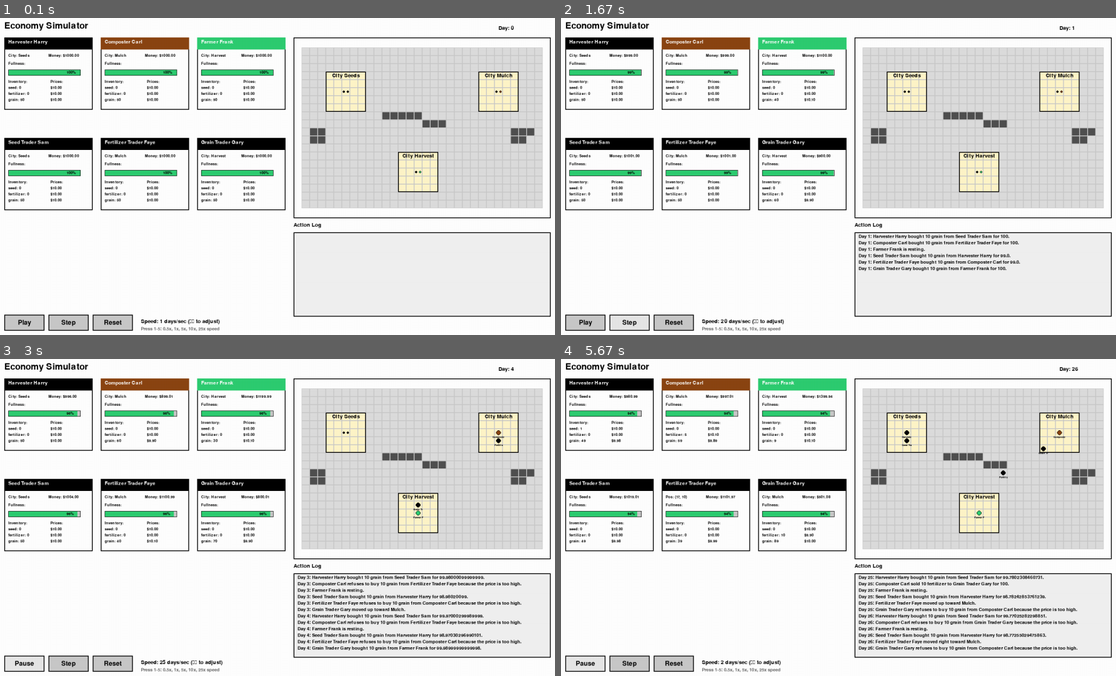
Above: before the commit, frames 1-4 (two rows, left to right).
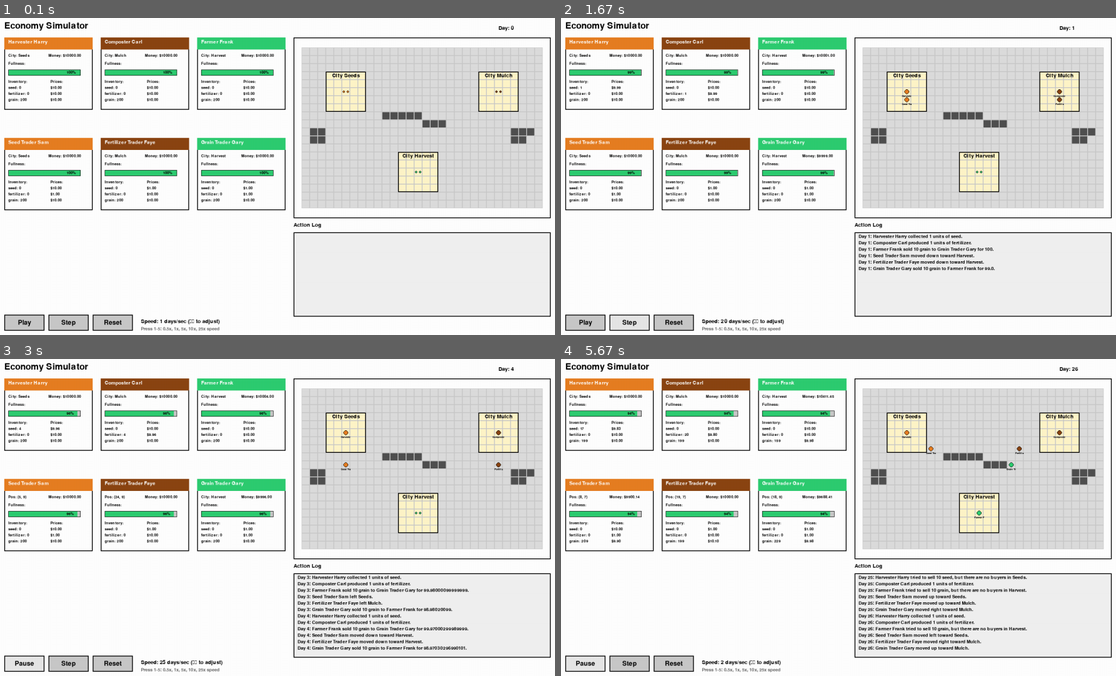
Above: after the commit, the same moments.

Repository: KentShikama/economy-simulator
Game: pygame game, started from economy-simulator-gui/pygame_gui.py
Two runs of this game, one before a commit and one after it. Both use one fixed random seed, a clock stepped at 60 frames per second and the inputs below.
Inputs:
- Up to frame 1 (0.1 s): no input
- Up to frame 2 (1.67 s): click "Step" at 0.38 s; hold Up 0.67-1.13 s; tap 3 at 0.82 s; hold Down 1.17-1.47 s; tap 4 at 1.32 s; hold Up from 1.5 s (still down); tap 1 at 1.65 s
- Up to frame 3 (3 s): release Up at 1.87 s; hold Down 1.9-2.27 s; tap 3 at 2.05 s; hold Up 2.3-2.6 s; tap 4 at 2.45 s; click "Play" at 2.68 s; tap 5 at 2.97 s
- Up to frame 4 (5.67 s): hold Down 3.3-3.6 s; tap 4 at 3.45, 4.58, 5.65 s; hold Up 3.63-4 s; tap 1 at 3.78, 4.92 s; hold Down 4.03-4.4 s; tap 3 at 4.18, 5.25 s; hold Up 4.43-4.73 s; hold Down 4.77-5.07 s; hold Up 5.1-5.47 s; hold Down from 5.5 s (still down)

The runs differ from the first frame. In frame 1, 2.7% of the frame differs, in the area x 0-90%, y 6-58%; in frame 2, 3.6%; in frame 3, 5.3%, in the area x 0-94%, y 6-93%; in frame 4, 4.9%.

Commit message:
Modify price adjustments

Diff:
--- a/economy-simulator-gui/agents.py
+++ b/economy-simulator-gui/agents.py
@@ -9,7 +9,7 @@
 FULLNESS_ADDITION = 20
 
 # Price adjustment constants
-PRICE_ADJUSTMENT_RATE = 0.01
+PRICE_ADJUSTMENT_RATE = 0.001
 
 # Peddler inventory limit
 MAX_INVENTORY_PEDDLER = 100
@@ -58,7 +58,7 @@
     grid_x: int = 0
     grid_y: int = 0
     fullness: int = 100
-    inventory: Dict[str, int] = field(default_factory=lambda: {'seed': 0, 'fertilizer': 0, 'grain': 50})
+    inventory: Dict[str, int] = field(default_factory=lambda: {'seed': 0, 'fertilizer': 0, 'grain': 200})
     prices: Dict[str, float] = field(default_factory=lambda: {'seed': 10, 'fertilizer': 10, 'grain': 10})
     latest_weights: Dict[str, float] = field(default_factory=dict)
     target_city: Optional[str] = None
@@ -126,50 +126,65 @@
             other_person = action_result.other_person
 
             if action_type == ActionType.BUY_SUCCESS:
-                self.prices[item] *= (1 - PRICE_ADJUSTMENT_RATE)
-                other_person.prices[item] *= (1 + PRICE_ADJUSTMENT_RATE)
+                self.prices[item] *= (1 - PRICE_ADJUSTMENT_RATE * TRADE_UNIT_SIZE)
+                other_person.prices[item] *= (1 + PRICE_ADJUSTMENT_RATE * TRADE_UNIT_SIZE)
             elif action_type == ActionType.BUY_REFUSED:
-                self.prices[item] *= (1 + PRICE_ADJUSTMENT_RATE)
+                self.prices[item] *= (1 + PRICE_ADJUSTMENT_RATE * TRADE_UNIT_SIZE)
                 if other_person is not None:
-                    other_person.prices[item] *= (1 - PRICE_ADJUSTMENT_RATE)
+                    other_person.prices[item] *= (1 - PRICE_ADJUSTMENT_RATE * TRADE_UNIT_SIZE)
             elif action_type == ActionType.BUY_CANT_AFFORD:
                 # Buyer's price doesn't change - they have no money
                 # Seller lowers price to try to make a sale
                 if other_person is not None:
-                    other_person.prices[item] *= (1 - PRICE_ADJUSTMENT_RATE)
+                    other_person.prices[item] *= (1 - PRICE_ADJUSTMENT_RATE * TRADE_UNIT_SIZE)
             elif action_type == ActionType.BUY_NO_SELLERS:
                 pass
             elif action_type == ActionType.SELL_SUCCESS:
-                self.prices[item] *= (1 + PRICE_ADJUSTMENT_RATE)
-                other_person.prices[item] *= (1 - PRICE_ADJUSTMENT_RATE)
+                self.prices[item] *= (1 + PRICE_ADJUSTMENT_RATE * TRADE_UNIT_SIZE)
+                other_person.prices[item] *= (1 - PRICE_ADJUSTMENT_RATE * TRADE_UNIT_SIZE)
             elif action_type == ActionType.SELL_REFUSED:
-                self.prices[item] *= (1 - PRICE_ADJUSTMENT_RATE)
+                self.prices[item] *= (1 - PRICE_ADJUSTMENT_RATE * TRADE_UNIT_SIZE)
                 if other_person is not None:
-                    other_person.prices[item] *= (1 + PRICE_ADJUSTMENT_RATE)
+                    other_person.prices[item] *= (1 + PRICE_ADJUSTMENT_RATE * TRADE_UNIT_SIZE)
             elif action_type == ActionType.SELL_CANT_AFFORD:
                 # Seller lowers price when buyer can't afford
-                self.prices[item] *= (1 - PRICE_ADJUSTMENT_RATE)
+                self.prices[item] *= (1 - PRICE_ADJUSTMENT_RATE * TRADE_UNIT_SIZE)
                 # Buyer's price doesn't change - they have no money
             elif action_type == ActionType.SELL_NO_BUYERS:
                 pass
+            elif action_type == ActionType.PRODUCE:
+                self.prices["fertilizer"] *= (1 - PRICE_ADJUSTMENT_RATE)
+            elif action_type == ActionType.COLLECT:
+                self.prices["seed"] *= (1 - PRICE_ADJUSTMENT_RATE)
+            elif action_type == ActionType.GROW:
+                self.prices["grain"] *= (1 - PRICE_ADJUSTMENT_RATE)
+                self.prices["seed"] *= (1 + PRICE_ADJUSTMENT_RATE)
+                self.prices["fertilizer"] *= (1 + PRICE_ADJUSTMENT_RATE)
 
     def buy(self, item, other_people: List['Person']):
         # People can trade if they're in the same city (including None for traveling)
         sellers = [person for person in other_people if
                    person.inventory[item] >= TRADE_UNIT_SIZE and person.city == self.city and self.city is not None]
         if sellers:
-            seller = min(sellers, key=lambda x: x.prices[item])
-            price = seller.prices[item] * TRADE_UNIT_SIZE
-            if seller.prices[item] > self.prices[item]:
-                message = f"{self.name} refuses to buy {TRADE_UNIT_SIZE} {item} from {seller.name} because the price is too high."
-                return ActionResult(ActionType.BUY_REFUSED, item, message, seller)
-            elif self.money >= price:
+            # Filter to sellers whose price we're willing to pay and we can afford
+            valid_sellers = [s for s in sellers if s.prices[item] <= self.prices[item] and self.money >= s.prices[item] * TRADE_UNIT_SIZE]
+
+            if valid_sellers:
+                # Among valid sellers, pick the one with the lowest price
+                seller = min(valid_sellers, key=lambda x: x.prices[item])
+                price = seller.prices[item] * TRADE_UNIT_SIZE
                 self.money -= price
                 seller.money += price
                 self.inventory[item] += TRADE_UNIT_SIZE
                 seller.inventory[item] -= TRADE_UNIT_SIZE
                 message = f"{self.name} bought {TRADE_UNIT_SIZE} {item} from {seller.name} for {price}."
                 return ActionResult(ActionType.BUY_SUCCESS, item, message, seller)
+
+            # No valid sellers - check why
+            seller = min(sellers, key=lambda x: x.prices[item])
+            if seller.prices[item] > self.prices[item]:
+                message = f"{self.name} refuses to buy {TRADE_UNIT_SIZE} {item} from {seller.name} because the price is too high."
+                return ActionResult(ActionType.BUY_REFUSED, item, message, seller)
             else:
                 message = f"{self.name} cannot afford {TRADE_UNIT_SIZE} {item}."
                 return ActionResult(ActionType.BUY_CANT_AFFORD, item, message, seller)
@@ -186,20 +201,28 @@
 
         buyers = [person for person in other_people if person.city == self.city]
         if buyers:
-            buyer = max(buyers, key=lambda x: x.prices[item])
             price = self.prices[item] * TRADE_UNIT_SIZE
-            if buyer.prices[item] < self.prices[item]:
-                message = f"{self.name} refuses to sell {TRADE_UNIT_SIZE} {item} to {buyer.name} because the price is too low."
-                return ActionResult(ActionType.SELL_REFUSED, item, message, buyer)
-            if buyer.money >= price:
+            # Filter to buyers who are willing to pay at least our price and can afford it
+            valid_buyers = [b for b in buyers if b.prices[item] >= self.prices[item] and b.money >= price]
+
+            if valid_buyers:
+                # Among valid buyers, pick the one offering the highest price
+                buyer = max(valid_buyers, key=lambda x: x.prices[item])
                 self.money += price
                 buyer.money -= price
                 self.inventory[item] -= TRADE_UNIT_SIZE
                 buyer.inventory[item] += TRADE_UNIT_SIZE
                 message = f"{self.name} sold {TRADE_UNIT_SIZE} {item} to {buyer.name} for {price}."
                 return ActionResult(ActionType.SELL_SUCCESS, item, message, buyer)
-            message = f"{self.name} cannot sell {TRADE_UNIT_SIZE} {item} because no one can afford it."
-            return ActionResult(ActionType.SELL_CANT_AFFORD, item, message, buyer)
+
+            # No valid buyers - check why
+            buyer = max(buyers, key=lambda x: x.prices[item])
+            if buyer.prices[item] < self.prices[item]:
+                message = f"{self.name} refuses to sell {TRADE_UNIT_SIZE} {item} to {buyer.name} because the price is too low."
+                return ActionResult(ActionType.SELL_REFUSED, item, message, buyer)
+            else:
+                message = f"{self.name} cannot sell {TRADE_UNIT_SIZE} {item} because {buyer.name} cannot afford it (buyer has ${buyer.money:.2f}, needs ${price:.2f})."
+                return ActionResult(ActionType.SELL_CANT_AFFORD, item, message, buyer)
         message = f"{self.name} tried to sell {TRADE_UNIT_SIZE} {item}, but there are no buyers in {self.city}."
         return ActionResult(ActionType.SELL_NO_BUYERS, item, message, None)
 
@@ -225,11 +248,8 @@
         """Calculate weight for buying grain based on survival needs"""
         sellers_with_grain = [p for p in other_people_in_city if p.inventory["grain"] >= TRADE_UNIT_SIZE]
         if sellers_with_grain:
-            seller = min(sellers_with_grain, key=lambda x: x.prices["grain"])
-            can_afford = self.money >= seller.prices["grain"] * TRADE_UNIT_SIZE
-            if can_afford:
-                grain_deficit = max(0, SURVIVAL_RESERVE - self.inventory["grain"])
-                return grain_deficit // TRADE_UNIT_SIZE
+            grain_deficit = max(0, SURVIVAL_RESERVE - self.inventory["grain"])
+            return grain_deficit // TRADE_UNIT_SIZE
         return 0
 
 
--- a/economy-simulator-gui/pygame_gui.py
+++ b/economy-simulator-gui/pygame_gui.py
@@ -31,8 +31,12 @@
 TYPE_COLORS = {
     'WaterCollector': BLUE,
     'FertilizerCreator': BROWN,
+    'SeedCollector': ORANGE,
     'Farmer': GREEN,
-    'Peddler': RED
+    'Peddler': RED,
+    'FertilizerPeddler': BROWN,  # Same as FertilizerCreator
+    'GrainPeddler': GREEN,  # Same as Farmer
+    'SeedPeddler': ORANGE  # Same as SeedCollector
 }
 
 
--- a/economy-simulator-gui/simulator.py
+++ b/economy-simulator-gui/simulator.py
@@ -14,13 +14,29 @@
         # City of Harvest: Farmers
         # Specialized Peddlers: Each trades specific goods
         self.people = [
-            SeedCollector(name="Harvester Harry", city="Seeds", money=1000),
-            FertilizerCreator(name="Composter Carl", city="Mulch", money=1000),
-            Farmer(name="Farmer Frank", city="Harvest", money=1000),
-            SeedPeddler(name="Seed Trader Sam", city="Seeds", money=1000),
-            FertilizerPeddler(name="Fertilizer Trader Faye", city="Mulch", money=1000),
-            GrainPeddler(name="Grain Trader Gary", city="Harvest", money=1000),
+            SeedCollector(name="Harvester Harry", city="Seeds", money=10000),
+            FertilizerCreator(name="Composter Carl", city="Mulch", money=10000),
+            Farmer(name="Farmer Frank", city="Harvest", money=10000),
+            SeedPeddler(name="Seed Trader Sam", city="Seeds", money=10000),
+            FertilizerPeddler(name="Fertilizer Trader Faye", city="Mulch", money=10000),
+            GrainPeddler(name="Grain Trader Gary", city="Harvest", money=10000),
         ]
+
+        # Set peddler prices so they only trade their specialty items
+        # Low prices = won't buy (not profitable), normal/high prices = will buy/sell
+        for person in self.people:
+            if isinstance(person, SeedPeddler):
+                # Sam only trades seeds, won't buy fertilizer
+                person.prices['fertilizer'] = 1  # Won't buy fertilizer
+                person.prices['grain'] = 10  # Normal price for grain (survival need)
+            elif isinstance(person, FertilizerPeddler):
+                # Faye only trades fertilizer, won't buy seeds
+                person.prices['seed'] = 1  # Won't buy seeds
+                person.prices['grain'] = 10  # Normal price for grain (survival need)
+            elif isinstance(person, GrainPeddler):
+                # Gary only trades grain, won't buy seeds or fertilizer
+                person.prices['seed'] = 1  # Won't buy seeds
+                person.prices['fertilizer'] = 1  # Won't buy fertilizer
 
         # Place people in their starting cities (center of each city)
         for person in self.people:
Binary file changed: charts/01_agent_wealth.png
Binary file changed: charts/02_inventory_by_agent.png
Binary file changed: charts/03_prices_by_agent.png
Binary file changed: charts/05_peddler_travel.png
Binary file changed: charts/06_market_efficiency.png
Binary file changed: charts/07_supply_demand.png
Binary file changed: charts/08_agent_weights.png
